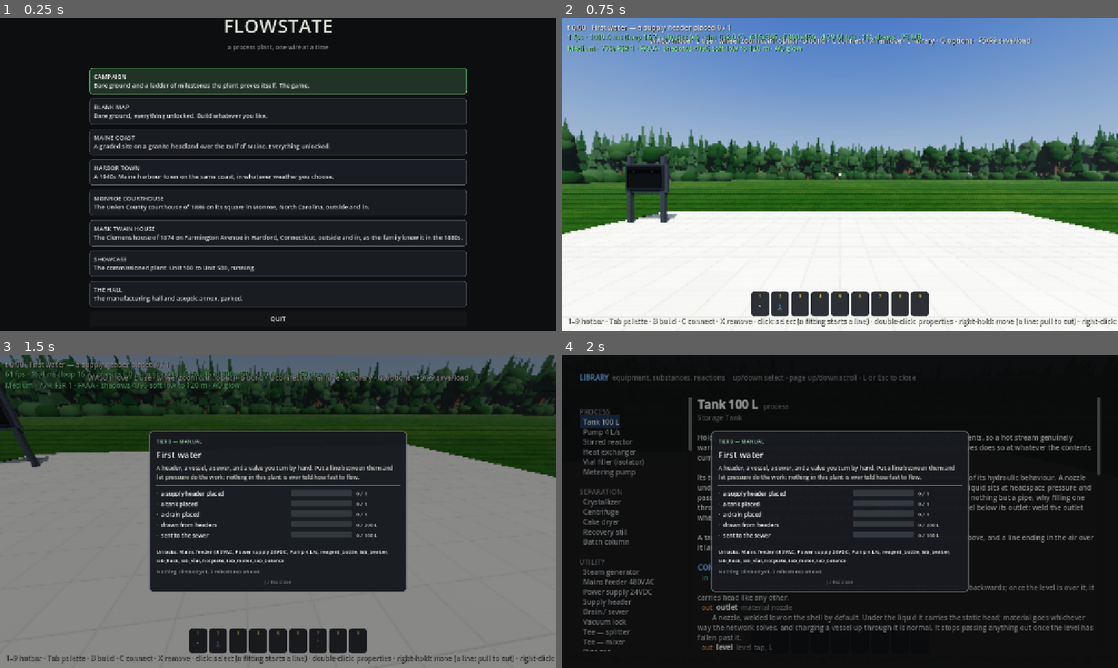
Above: before the commit, frames 1-4 (two rows, left to right).
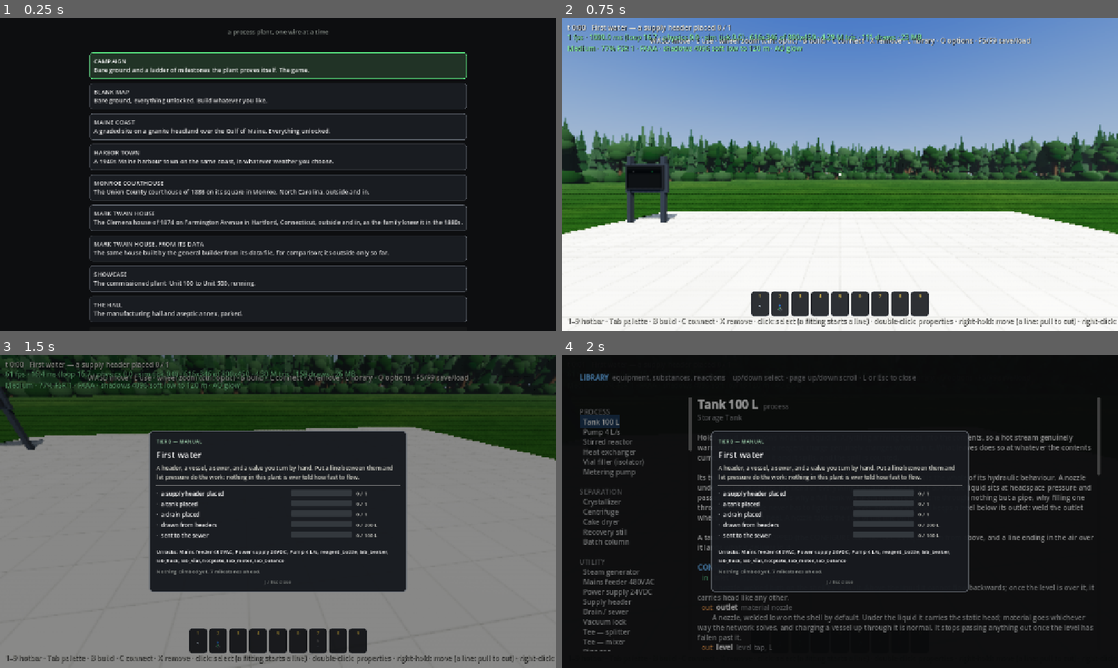
Above: after the commit, the same moments.

Repository: whharris917/flowstate
Game: Godot game, scene res://world/menu.tscn
Two runs of this game, one before a commit and one after it. Both use one fixed random seed, a clock stepped at 60 frames per second and the inputs below. Sound files missing from this copy of the repository are replaced by a short silence.
Inputs (mouse positions are in pixels of both pictures, inside the frame that each line leads up to):
- Up to frame 1 (0.25 s): no input
- Up to frame 2 (0.75 s): click "CAMPAIGN Bare ground and a la…" at 0.5 s
- Up to frame 3 (1.5 s): tap Enter at 1.25 s; move the mouse to (305, 511) at 1.27 s; hold W (move_forward) from 1.28 s (still down); hold J (journal) from 1.28 s (still down); click (305, 511) at 1.42 s
- Up to frame 4 (2 s): keep holding W (move_forward); keep holding J (journal); tap Space (jump) at 1.52 s; tap L (library) at 1.55 s

The runs differ from the first frame. In frame 1, 16% of the frame differs, in the area x 16-84%, y 0-98%; in frame 2, nothing differs; in frame 3, 13%; in frame 4, less than 0.1%.

Commit message:
Buildings as data: a method that finds its own errors
What changed: a real building is now a data file (spaces on each level, openings, roof bodies, chimneys, read off the survey sheets) built by one general builder that derives every wall, gable end, roof junction, eave, railing and room finish from it. Tools lay the data over every sheet and list each line the drawings do not support, read walls off the plans, register each sheet, and check the rules any building keeps. The method is written in docs/real_buildings.md. The Mark Twain house's outside is rebuilt this way beside the hand-built model.

How to test in Godot: from the title screen open MARK TWAIN HOUSE, FROM ITS DATA and walk round it; open MARK TWAIN HOUSE for the hand-built one.

What to look for: the octagon and the dressing room's walls where the plans draw them, no wall through the Clemenses' bedroom (not furnished yet), the long ridge roof with both its slopes, the conservatory under a roof. Not yet: the stair, the rooms' finishes and furniture.

Co-Authored-By: Claude Opus 5.5 (1M context) <noreply@anthropic.com>

Diff:
--- a/game/data/buildings/twain.json
+++ b/game/data/buildings/twain.json
@@ -1031,22 +1031,6 @@
    }
   },
   {
-   "id": "attic_e",
-   "name": "east attic",
-   "level": "third",
-   "kind": "attic",
-   "group": "main",
-   "top": "roof",
-   "poly": {
-    "rect": [
-     "guest_hall",
-     "store_e",
-     "hall3_serv",
-     "e_wall"
-    ]
-   }
-  },
-  {
    "id": "servants3",
    "name": "servants' room",
    "level": "third",
@@ -1058,22 +1042,6 @@
      "hall3_serv",
      "zp",
      "serv_attic",
-     "e_wall"
-    ]
-   }
-  },
-  {
-   "id": "attic_n",
-   "name": "north attic",
-   "level": "third",
-   "kind": "attic",
-   "group": "main",
-   "top": "roof",
-   "poly": {
-    "rect": [
-     "serv_attic",
-     "zp",
-     "n_wall",
      "e_wall"
     ]
    }
--- a/game/world/building/building_builder.gd
+++ b/game/world/building/building_builder.gd
@@ -17,7 +17,10 @@
 ##
 ## A style (a Dictionary of colours and optional Callables) dresses it:
 ## "dress": func(f: Transform3D, o: Dictionary, wall: Dictionary) for an
-## opening's joinery; "ground_at": func(p: Vector2) -> float for the grade.
+## opening's joinery; "bands": func(f, length, y0, y1, openings) over an
+## outer face of brick; "ground_at": func(p: Vector2) -> float for the
+## grade; "on_kit": func(k: CourthouseKit) once the kit exists;
+## "extra_meshes": TownMeshes the style draws into, committed with the rest.
 
 const SLAB := 1.0            # a floor's thickness, feet
 const PART := 0.5            # a partition's thickness
@@ -62,6 +65,8 @@
 	solids.name = "Solids"
 	add_child(solids)
 	k = CourthouseKit.new(solids)
+	if style.has("on_kit"):
+		(style["on_kit"] as Callable).call(k)
 	inner_mesh = TownMesh.new()
 	for s: Dictionary in d.spaces:
 		_by_id[str(s["id"])] = s
@@ -89,9 +94,14 @@
 	for mi: MeshInstance3D in inner_mesh.commit(self, materials, []).values():
 		mi.visibility_range_end = 120.0
 		drawn.append(mi)
+	for tm: TownMesh in style.get("extra_meshes", []):
+		var node := Node3D.new()
+		add_child(node)
+		drawn.append_array(tm.commit(node, materials, ["wall"]).values())
 	for mi: MeshInstance3D in drawn:
 		if mi.name.ends_with("glass"):
 			mi.gi_mode = GeometryInstance3D.GI_MODE_DISABLED
+	_self_check()
 	if OS.get_environment("FLOWSTATE_BLD_DEBUG") != "":
 		_debug(OS.get_environment("FLOWSTATE_BLD_DEBUG"))
 	stats = {"triangles": k.m.triangles + inner_mesh.triangles, "walls": walls.size(), "faces": roof.faces.size(),
@@ -190,7 +200,11 @@
 	if own < INF and over > own + 3.0:
 		over = INF
 	var r := roof.height(p)
-	var roofed := r > fl + 1.0
+	# A roof over the space, even where it comes down to the floor at the
+	# eaves; a porch roof well below the floor is not its roof.
+	var roofed := r > fl - 3.0
+	if roofed:
+		r = maxf(r, fl)
 	if finish:
 		var t := own
 		if roofed:
@@ -204,7 +218,9 @@
 	if roofed and r < t:
 		t = r
 	if t == INF:
-		t = own if own < INF else fl + 10.0
+		# Nothing over it: its own top, or, open to a roof that is not
+		# there, no wall at all (check.py lists the space).
+		t = own if own < INF else fl
 	return t
 
 
@@ -273,6 +289,12 @@
 		var t := _top_at(s, q + inward * 0.5)
 		if kind == "part" and not o.is_empty():
 			t = minf(t, _top_at(o, q - inward * 0.5))
+			# A partition ends at its rooms' ceiling (the floor over it), not
+			# in the attic above.
+			for sp: Dictionary in [s, o]:
+				var tp: Variant = sp.get("top", "roof")
+				if not tp is String:
+					t = minf(t, float(tp) + SLAB)
 		tops.append(t)
 	walls.append({"a": a, "b": b, "inward": inward, "thick": thick, "y0": y0, "tops": tops, "level": level,
 		"space": str(s["id"]), "other": str(o.get("id", "")), "kind": kind, "material": material})
@@ -382,6 +404,9 @@
 			var top := minf(ta, tb)
 			if top > y0 + 0.05:
 				k.wall(key, f, u0, u1, d.wy(y0), d.wy(top), t, colr, mine, 1000.0)
+	# The style's bands on an outer face of brick, up to its lowest top.
+	if style.has("bands") and str(wl["kind"]) != "part" and str(wl["material"]) == "brick" and lo > y0 + 0.5:
+		(style["bands"] as Callable).call(f, length, y0, lo, mine)
 	for o: Dictionary in mine:
 		_dress(f, o, wl)
 
@@ -772,3 +797,42 @@
 			hi = maxf(hi, BuildingGeom.ph(fc["plane"], q))
 		if hi - lo > 20.0 or lo < -5.0:
 			print("[bld] face of %s from %.1f to %.1f ft: %s" % [d.roofs[int(fc["body"])]["id"], lo, hi, fc["poly"]])
+
+
+## What the builder can see is wrong with what it built, printed so the
+## data can be fixed: a wall whose top stands clear of every roof and
+## floor over it (a wall with nothing to carry, open to the sky on both
+## sides).
+var findings: Array[String] = []
+
+
+func _self_check() -> void:
+	for wl: Dictionary in walls:
+		var a: Vector2 = wl["a"]
+		var b: Vector2 = wl["b"]
+		var inward: Vector2 = wl["inward"]
+		var tops: PackedFloat32Array = wl["tops"]
+		var bad := 0
+		var worst := 0.0
+		var where := Vector2.ZERO
+		for i in tops.size():
+			var q := a.lerp(b, float(i) / maxf(tops.size() - 1, 1))
+			var top := tops[i]
+			var cover := -INF
+			for sd: float in [-1.0, 0.0, 1.0]:
+				var qq := q + inward * (float(wl["thick"]) / 2.0 + sd * 0.8)
+				cover = maxf(cover, roof.height(qq))
+				var ab := _above(str(wl["level"]), qq)
+				if ab < INF:
+					cover = maxf(cover, ab)
+			if cover < top - 1.0:
+				bad += 1
+				if top - cover > worst:
+					worst = top - cover
+					where = q
+		if bad > 0:
+			findings.append("wall of %s (%s) from (%.1f, %.1f) to (%.1f, %.1f): %d ft stand up to %.1f ft clear of any roof, near (%.1f, %.1f)"
+				% [wl["space"], wl["kind"], a.x, a.y, b.x, b.y, bad, worst, where.x, where.y])
+	for f: String in findings:
+		print("[building] " + f)
+	print("[building] %s: %d findings" % [d.name, findings.size()])
--- a/game/world/menu.gd
+++ b/game/world/menu.gd
@@ -18,6 +18,8 @@
 		"scene": "res://world/courthouse.tscn"},
 	{"title": "MARK TWAIN HOUSE", "note": "The Clemens house of 1874 on Farmington Avenue in Hartford, Connecticut, outside and in, as the family knew it in the 1880s.",
 		"scene": "res://world/twain.tscn"},
+	{"title": "MARK TWAIN HOUSE, FROM ITS DATA", "note": "The same house built by the general builder from its data file, for comparison; its outside only so far.",
+		"scene": "res://world/twain_data.tscn"},
 	{"title": "SHOWCASE", "note": "The commissioned plant: Unit 100 to Unit 500, running.",
 		"scene": "res://world/sandbox.tscn"},
 	{"title": "THE HALL", "note": "The manufacturing hall and aseptic annex, parked.",
--- a/game/world/twain.gd
+++ b/game/world/twain.gd
@@ -7,6 +7,9 @@
 
 var house: TwainHouse
 var built: BuildingBuilder
+## Built from the data file by the general builder (twain_data.tscn, or
+## FLOWSTATE_TW_BUILDER=data) rather than by hand.
+var from_data := false
 var grounds: TwainGrounds
 
 
@@ -34,12 +37,12 @@
 	house = TwainHouse.new()
 	# FLOWSTATE_TW_BUILDER=data: the house built from its data file
 	# (game/data/buildings/twain.json) by the general builder instead.
-	if OS.get_environment("FLOWSTATE_TW_BUILDER") == "data":
+	if from_data or OS.get_environment("FLOWSTATE_TW_BUILDER") == "data":
 		house.name = "TwainHouseUnbuilt"
 		house._materials()
 		add_child(house)
 		built = BuildingBuilder.new()
-		built.setup(BuildingData.load_file("res://data/buildings/twain.json"), TwainStyle.style())
+		built.setup(BuildingData.load_file("res://data/buildings/twain.json"), TwainStyle.style(house))
 		add_child(built)
 		built.build()
 	else:
--- /dev/null
+++ b/game/world/twain_data.gd
@@ -0,0 +1,11 @@
+extends TwainMap
+## The Mark Twain house built from its data file (game/data/buildings/
+## twain.json) by the general builder, beside the hand-built model, until
+## it replaces it. Its own save.
+
+
+func _init() -> void:
+	super()
+	from_data = true
+	plant_save_path = "user://save_twain_data.json"
+	settings_prefix = "twain_data_"
--- /dev/null
+++ b/game/world/twain_data.tscn
@@ -0,0 +1,10 @@
+[gd_scene load_steps=3 format=3]
+
+[ext_resource type="Script" path="res://world/twain_data.gd" id="1"]
+[ext_resource type="PackedScene" path="res://player/player.tscn" id="2"]
+
+[node name="TwainData" type="Node3D"]
+script = ExtResource("1")
+
+[node name="Player" parent="." instance=ExtResource("2")]
+transform = Transform3D(1, 0, 0, 0, 1, 0, 0, 0, 1, 20, 0.3, -24)
--- a/game/world/twain_style.gd
+++ b/game/world/twain_style.gd
@@ -7,8 +7,11 @@
 ## four elevations).
 
 
-static func style() -> Dictionary:
-	return {
+## With `house` (a TwainHouse left unbuilt), its joinery and bands dress
+## the openings and the brick: the stepped sunburst hoods, sashes, casings,
+## doors standing open, the painted black and vermilion bands.
+static func style(house: TwainHouse = null) -> Dictionary:
+	var st := {
 		"brick": TwainHouse.BRICK,
 		"brick_dark": TwainHouse.BLACK,
 		"nogging": TwainHouse.NOGGING,
@@ -24,3 +27,13 @@
 			TwainHouse.SLATE_RED],
 		"ground_at": func(p: Vector2) -> float: return TwainHouse.grade_at(p),
 	}
+	if house != null:
+		st["on_kit"] = func(kit: CourthouseKit) -> void: house.k = kit
+		st["dress"] = func(f: Transform3D, o: Dictionary, _wl: Dictionary) -> void:
+			if str(o["kind"]) == "idoor" or str(o["kind"]) == "ishut":
+				return
+			house._dress(f, o)
+		st["bands"] = func(f: Transform3D, length: float, y0: float, y1: float, mine: Array) -> void:
+			house._bands(f, length, y0, y1, mine)
+		st["extra_meshes"] = [house.dress_m]
+	return st
Not shown, changed: CLAUDE.md
Not shown, changed: docs/history.md
Not shown, changed: docs/real_buildings.md
Not shown, changed: tools/building/check.py
